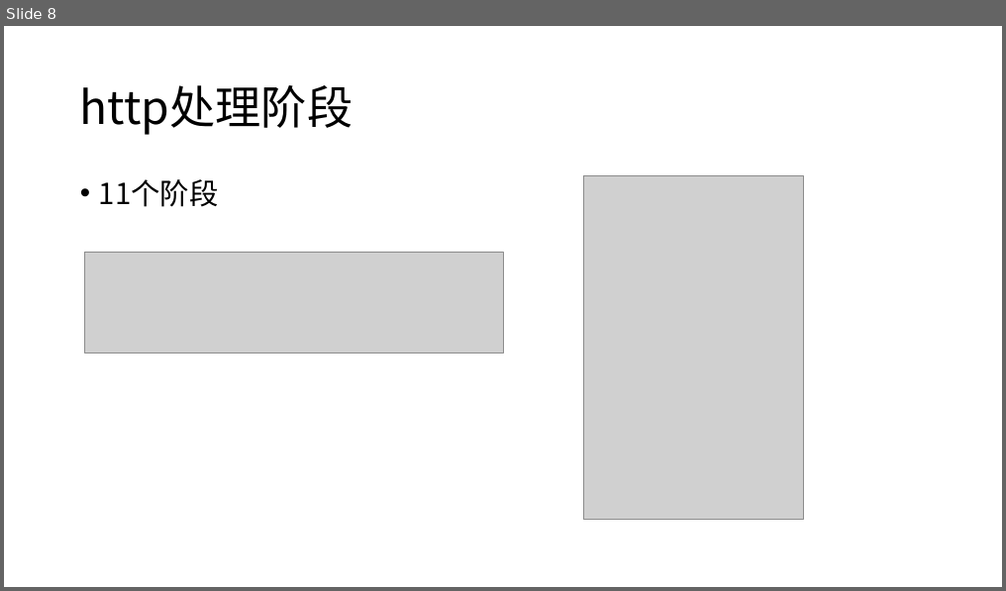
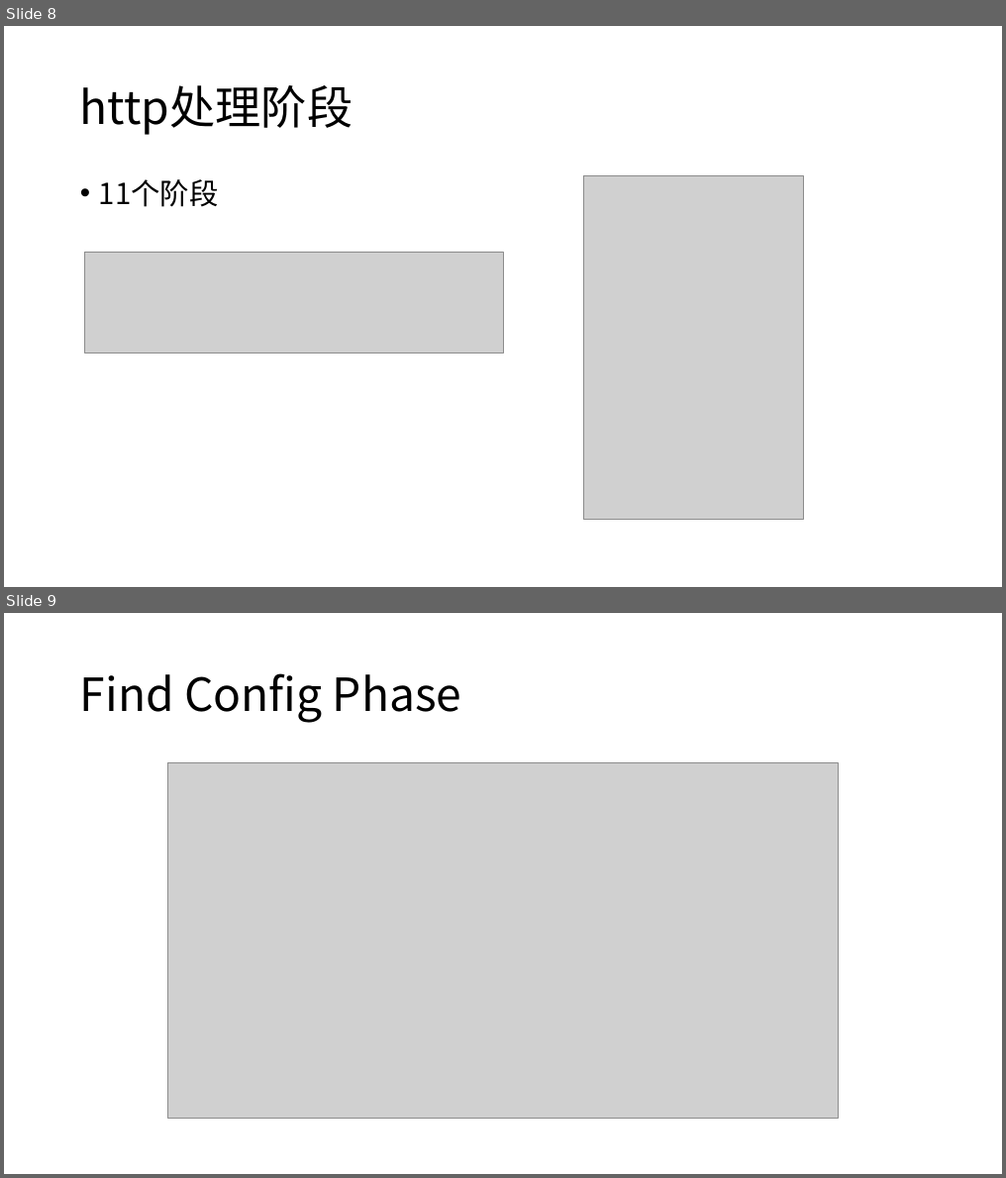
Before and after one commit to liangtaohy/notes, a slide deck: nginx-internal.pptx. Shown one above the other, each under a label of ours: slide 8 before the commit, slides 8 and 9 after it. The pictures are 1006x591 and 1006x1178 pixels, drawn with LibreOffice and Linux fonts; fonts in the diff are those of the drawing; grey boxes stand for pictures. Boxes give left, top, right and bottom in pixels: in the first picture for what was removed or moved away, otherwise in the second. Text is boxed around its words. In the diff, an @@ line names an element or a change of style, - is before the commit and + after.

```diff
--- a/nginx-internal.pptx
+++ b/nginx-internal.pptx
@@ slide 9 added at (4, 613, 1002, 1174), background #FFFFFF @@
@@ title added at (80, 673, 461, 723), 44 pt, text #000000 @@
+Find Config Phase
@@ picture added at (168, 762, 838, 1119) @@
```
Also in this commit, not shown: 1 other file.
